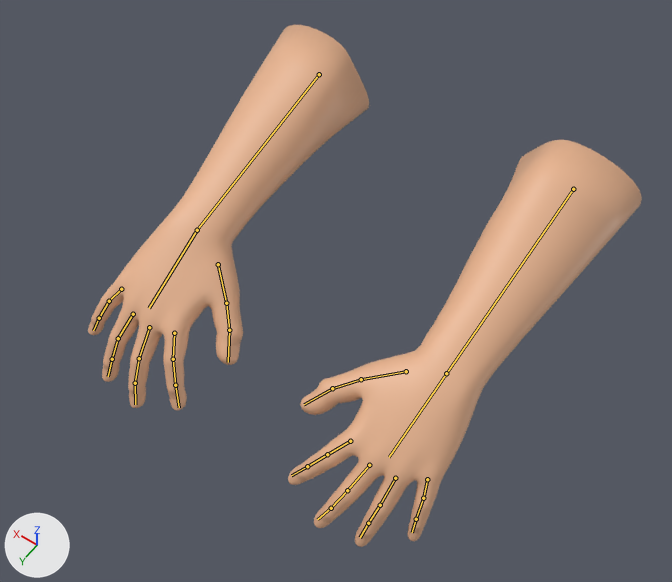
The FBX model 3D建模/拍肩膀.fbx, before and after one commit.
The view is the same before and after, from a 50 mm camera at (-1.258, 0.815, 1.146) aimed at (-0.861, 0.259, 0.273). Every picture has the same lights, and +X, +Y and +Z are marked at lower left. The picture after the commit comes second. The bones that change, and the others that lie on the model, are drawn over the model as lines.

Names of what the first picture shows: 'Male.001', 'Male.003'.
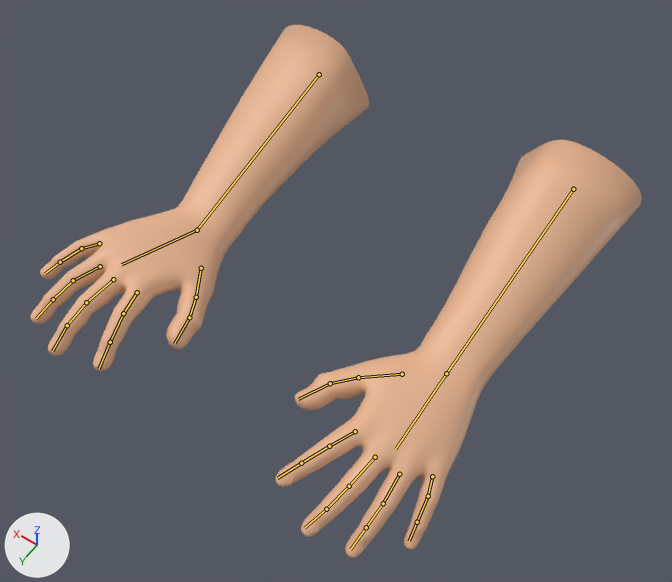
The newer file adds an action. The first version stands in its rest pose; the second is drawn at frame 10 of the action '骨架|骨架Action'.

Diff of the bpy script that builds the scene:
```diff
--- a/3D建模/拍肩膀.fbx.py
+++ b/3D建模/拍肩膀.fbx.py
@@ bone_bone_001_l @@
 bone_bone_001_l = bpy.data.objects['骨架'].pose.bones['Bone.001_L']  # child of 'Bone_L'
-bone_bone_001_l.rotation_quaternion = (1.0, 0.0, 0.0, 0.0)  # degrees (0, 0, 0)
+bone_bone_001_l.rotation_quaternion = (0.942, -0.137, -0.016, 0.305)  # degrees (-16, 3, 35)
@@ bone_bone_001_l_ @@
 bone_bone_001_l_ = bpy.data.objects['骨架.001'].pose.bones['Bone.001_L']  # child of 'Bone_L'
-bone_bone_001_l_.rotation_quaternion = (1.0, 0.0, 0.0, 0.0)  # degrees (0, 0, 0)
+bone_bone_001_l_.rotation_quaternion = (0.971, -0.002, -0.044, 0.236)  # degrees (-1, -5, 27)
```

Location of each change, (x1, y1, x2, y2) in pixels of the pictures (672 x 582 px):
'Male.001', posed
    before: (288, 140, 642, 547)
    after: (275, 140, 642, 558)
'Male.003', posed (21% wider, 10% shorter)
    before: (88, 25, 369, 410)
    after: (30, 25, 369, 371)
bone 'Bone.001_L', root to tip
    before: (197, 230) to (149, 308)
    after: (197, 230) to (121, 264)
bone 'Bone.001_L', root to tip
    before: (446, 373) to (389, 457)
    after: (446, 373) to (395, 449)
